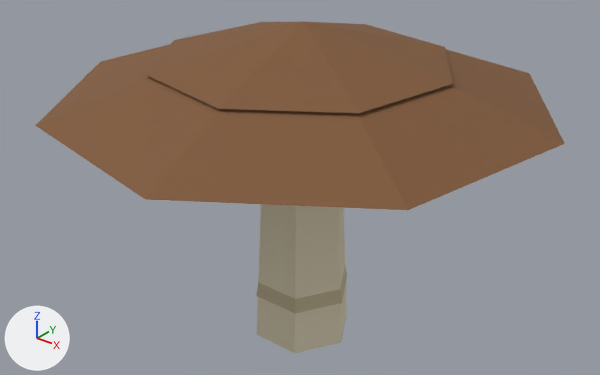
The glTF model assets/models/mushrooms/shitake.gltf, before and after one commit.
Camera for both pictures: a 50 mm lens placed at (0.544, -0.685, 0.615), pointed at (-0.002, -0.003, 0.192). Lighting does not change. The marker at lower left points along +X, +Y and +Z. The older version comes first.

The first picture shows 'cap_rim', 'cap_top', 'stem', 'stem_ring_0'.
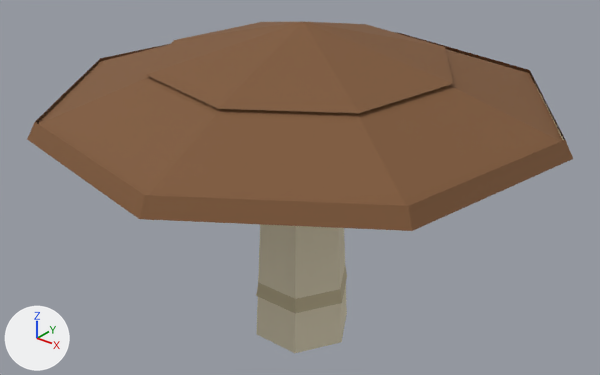
What changed in the scene script:
```text
Add me_cap_lip:
    me_cap_lip.from_pydata(...)  # 16 vertices, 22 faces; spans x -0.29..0.29, y -0.29..0.29, z 0.289..0.307
    me_cap_lip.materials.append(mat_mushroom)  # picture img_0
Add ob_cap_lip:
    ob_cap_lip = bpy.data.objects.new('cap_lip', me_cap_lip)
    ob_cap_lip.location = (0.0, 0.0, 0.0)
```

Where the change shows, as pixel boxes (x1, y1, x2, y2) in the pictures (600 x 375 px):
'cap_lip', added
    after: (27, 32, 573, 231)
